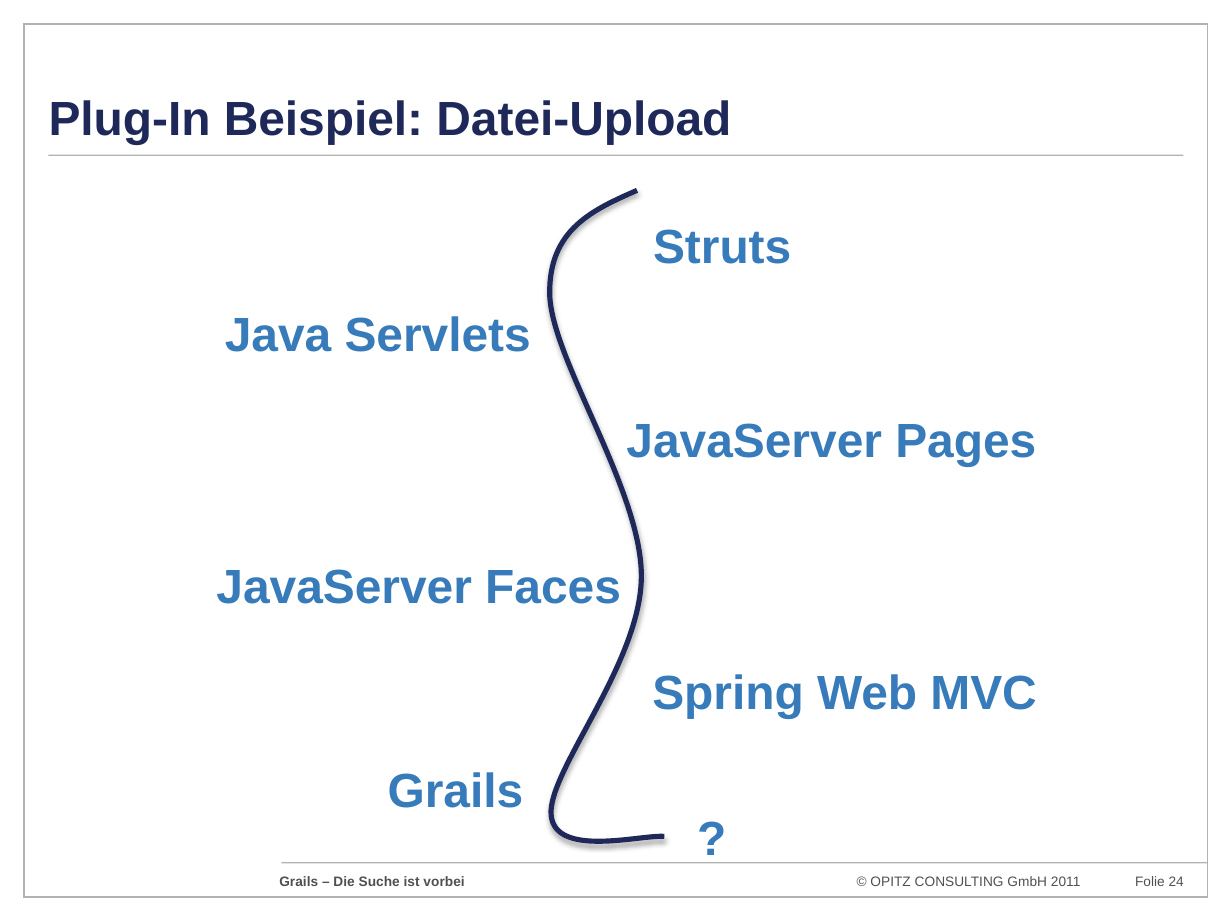
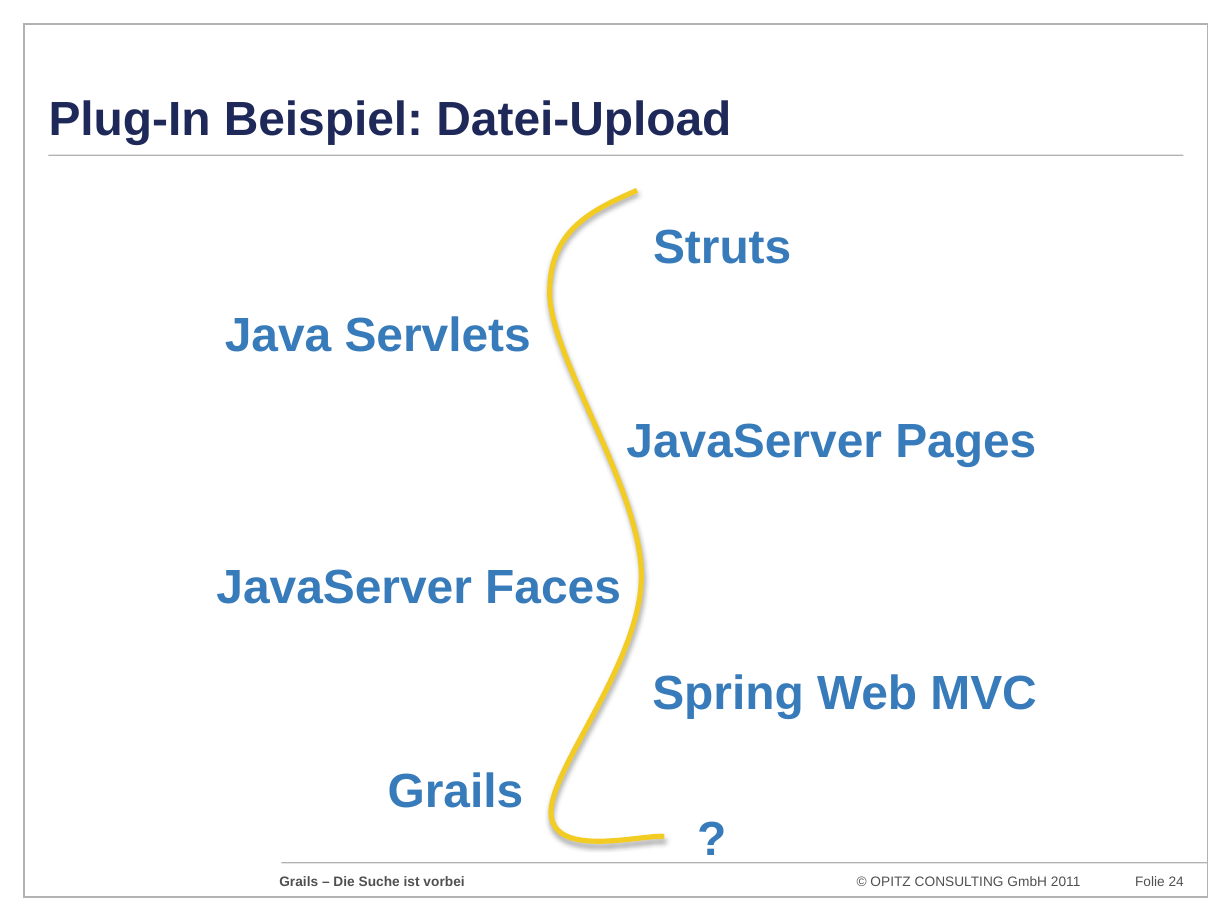
Before and after one commit to codescape/presentations, a slide deck: slide 24 of grails-die-suche-ist-vorbei/grails-doagkonferenz-2011.pptx. Drawn at 1232x924 pixels with LibreOffice and Linux fonts; fonts in the diff are those of the drawing; background and template pictures are left out. Boxes give left, top, right and bottom in pixels: in the first picture for what was removed or moved away, otherwise in the second. Text is boxed around its words. In the diff, an @@ line names an element or a change of style, - is before the commit and + after.

```diff
--- a/grails-die-suche-ist-vorbei/grails-doagkonferenz-2011.pptx
+++ b/grails-die-suche-ist-vorbei/grails-doagkonferenz-2011.pptx
@@ freeform shape at [547, 191, 664, 859]: outline #1E2959 3 pt to #F2CC23 3 pt @@
```
Also in this commit, not shown: 12 other slides changed.
